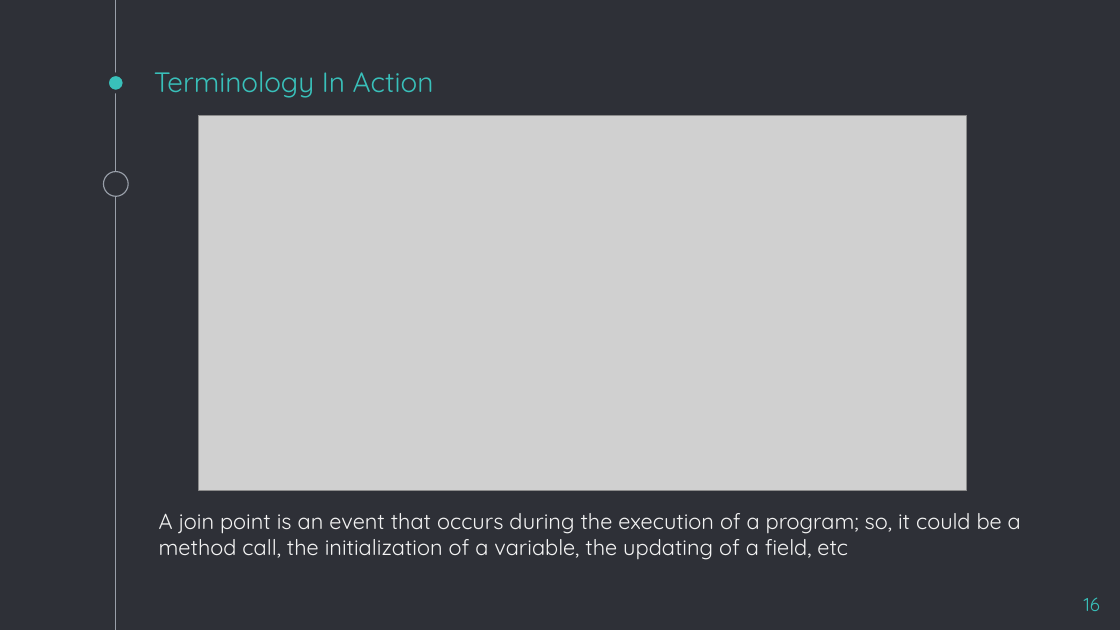
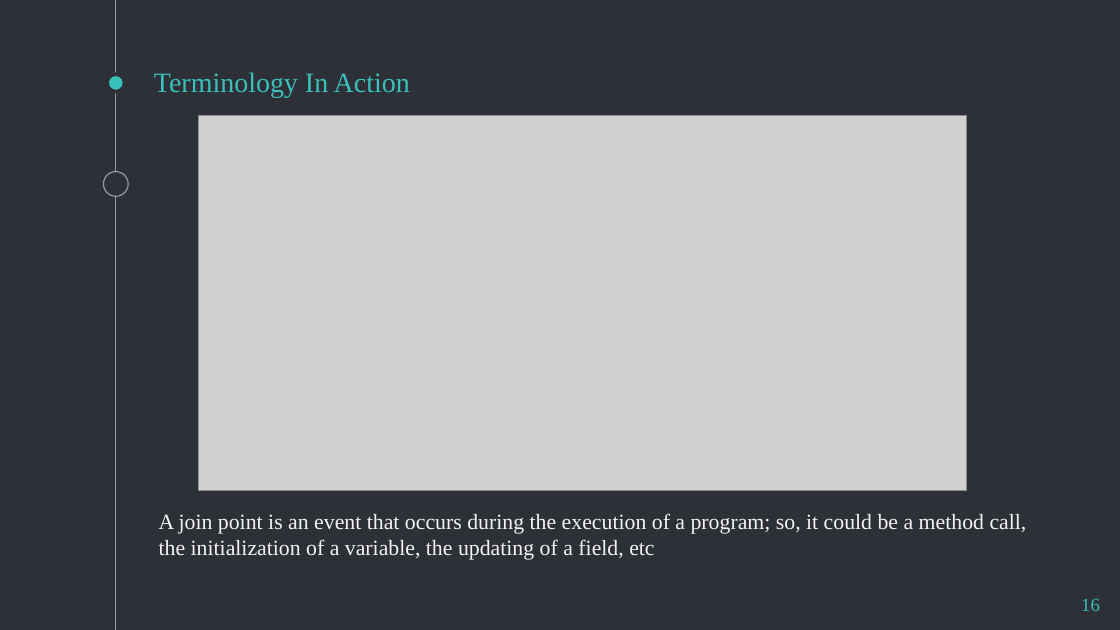
Before and after one commit to amirjani/methodology-confress, a slide deck: slide 16 of Aspect-Oriented-Software-Development.pptx. Drawn at 1120x630 pixels with LibreOffice and Linux fonts; fonts in the diff are those of the drawing; grey boxes stand for pictures. Boxes give left, top, right and bottom in pixels: in the first picture for what was removed or moved away, otherwise in the second. Text is boxed around its words. In the diff, an @@ line names an element or a change of style, - is before the commit and + after.

```diff
--- a/Aspect-Oriented-Software-Development.pptx
+++ b/Aspect-Oriented-Software-Development.pptx
@@ font Quicksand to Times New Roman in 3 elements at (x1=154, y1=72, x2=410, y2=98), (x1=159, y1=513, x2=1027, y2=560), (x1=1081, y1=598, x2=1100, y2=611) @@
```
Also in this commit, not shown: 19 other slides changed, 6 slides added, 1 slide removed, 7 other files.
